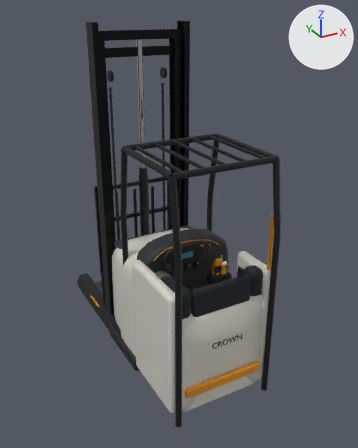
One commit to the glTF model public/models/crown_rr5725.glb: the scene before it, then after it.
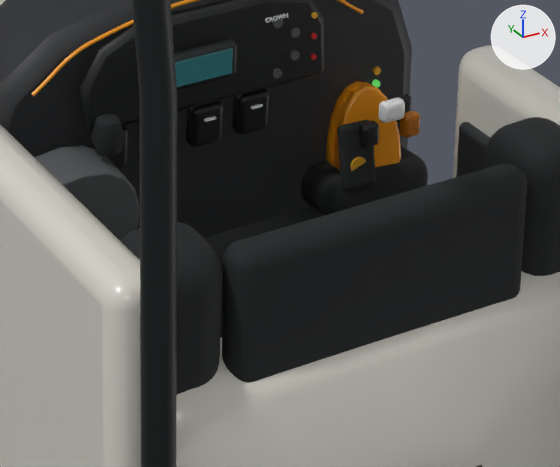
There are two pictures of each version: one whole from a camera (50 mm lens) standing at (-2.19, -4.14, 3.6) and looking at (0.17, 0.15, 1.45), one close up on the part from 41% to 72% of the width and 54% to 75% of the height. The lights are fixed; the arrows at upper right show +X, +Y and +Z. The last two pictures show the newer version. Where no turn or scale is listed for an object, it has been applied to the vertices. Vertices at exactly the same position are counted once.

In view in the first close-up: 'back_pad', 'back_pad_L', 'back_pad_R', 'btn_horn', 'cluster_bezel', 'console_body', 'cowl_rear', 'dash_switch_0', 'dash_switch_1', 'dash_switch_2', 'dash_switch_3', 'dash_switch_mark_2', 'dash_switch_mark_3', 'guard_post_-1_-1.001', 'mt_armrest', 'mt_grip', 'mt_grip_insert', 'mt_lift', 'mt_reach', 'mt_tilt', 'power_disconnect', 'steer_palm', 'tower_left', 'tower_right' and 13 more.
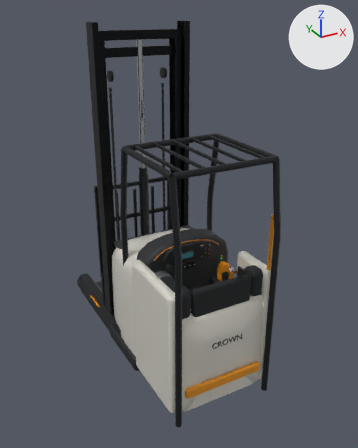
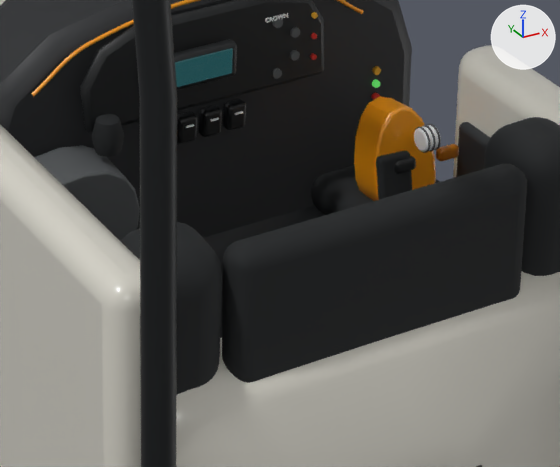
ob_rig_travelpivot is not drawn itself; it is the parent of ob_rig_liftpivot, ob_rig_reachpivot, ob_rig_tiltpivot.
ob_rig_liftpivot is not drawn itself; it is the parent of ob_mt_lift.

Location of each change, (x1, y1, x2, y2) in pixels of the close-ups (560 x 467 px; the box of a moved part takes in the faces that stretch with it):
'mt_grip', reshaped, moved: before (326, 81, 401, 170); after (354, 96, 436, 201)
'mt_armrest', reshaped, moved: before (301, 146, 428, 215); after (311, 165, 440, 215)
'mt_grip_insert', moved: before (337, 120, 376, 190); after (376, 151, 412, 199)
'dash_switch_3', moved: before (233, 88, 269, 135); after (223, 99, 246, 130)
'dash_switch_2', moved: before (186, 100, 223, 147); after (198, 105, 222, 137)
'mt_lift', reshaped, moved, turned: before (378, 97, 405, 123); after (414, 125, 441, 152)
'mt_reach', reshaped, moved (9% wider, 36% shorter): before (399, 111, 420, 138); after (436, 144, 459, 161)
'dash_switch_1', moved (mostly hidden before): before (139, 132, 140, 154); after (177, 112, 197, 144)
'dash_switch_0', moved (not visible afterwards): before (91, 125, 128, 168)
'power_disconnect', moved, turned (not visible afterwards): before (396, 94, 412, 136)
'btn_horn', moved (not visible afterwards): before (351, 157, 366, 171)
'mt_lift_ridge_0', added: after (415, 127, 430, 153)
'mt_lift_ridge_1', added: after (422, 125, 436, 151)
'mt_lift_ridge_2', added: after (428, 124, 441, 150)
'dash_switch_mark_3', moved: before (250, 104, 263, 109); after (235, 111, 243, 115)
'dash_switch_mark_2', moved: before (204, 116, 216, 122); after (210, 117, 219, 122)
'dash_switch_mark_1', moved (not visible before): after (186, 124, 194, 128)
part 5 of me_mt_tilt, moved or reshaped: before (359, 120, 379, 148); after (395, 156, 416, 174)

The change, as a list of edits to the scene's bpy script:
```text
Change me_mt_armrest:
    remove me_mt_armrest.from_pydata(...)  # 296 vertices, 588 faces; spans x -0.125..0.125, y -0.15..0.15, z -0.056..0.056
    add me_mt_armrest.from_pydata(...)  # 296 vertices, 588 faces; spans x -0.115..0.115, y -0.125..0.125, z -0.049..0.049
    me_mt_armrest part 1: 296 of 296 vertices moved; they spanned x -0.125..0.125, y -0.15..0.15, z -0.056..0.056 and now span x -0.115..0.115, y -0.125..0.125, z -0.049..0.049; mean shift (0.0, 0.0, 0.0)
Change me_mt_grip:
    remove me_mt_grip.from_pydata(...)  # 114 vertices, 224 faces; spans x -0.072..0.07, y -0.034..0.096, z -0.008..0.219
    add me_mt_grip.from_pydata(...)  # 114 vertices, 224 faces; spans x -0.079..0.064, y -0.117..0.018, z 0.008..0.235
    me_mt_grip part 2: the whole mesh is multiplied about its middle by the matrix ((1.0, 0.004, -0.001), (0.004, 1.056, -0.011), (-0.001, -0.011, 1.002)), then moved by (-0.006, -0.081, 0.016)
Change me_mt_lift:
    used by ob_mt_lift; parent = ob_rig_liftpivot; location = (0.0, 0.0, 0.0)
    remove me_mt_lift.from_pydata(...)  # 152 vertices, 300 faces; spans x -0.0275..0.0275, y -0.014..0.014, z -0.0225..0.0225
    add me_mt_lift.from_pydata(...)  # 192 vertices, 380 faces; spans x -0.024..0.024, y -0.024..0.024, z -0.0175..0.0175
    me_mt_lift part 3: 152 vertices removed from x -0.0275..0.0275, y -0.014..0.014, z -0.0225..0.0225; 192 vertices added at x -0.024..0.024, y -0.024..0.024, z -0.0175..0.0175
Change me_mt_reach:
    remove me_mt_reach.from_pydata(...)  # 152 vertices, 300 faces; spans x -0.02..0.02, y -0.013..0.013, z -0.025..0.025
    add me_mt_reach.from_pydata(...)  # 216 vertices, 428 faces; spans x -0.024..0.024, y -0.01..0.01, z -0.0135..0.0135
    me_mt_reach part 4: 152 vertices removed from x -0.02..0.02, y -0.013..0.013, z -0.025..0.025; 216 vertices added at x -0.024..0.024, y -0.01..0.01, z -0.0135..0.0135
Change me_mt_tilt:
    remove me_mt_tilt.from_pydata(...)  # 152 vertices, 300 faces; spans x -0.02..0.02, y -0.013..0.013, z -0.025..0.025
    add me_mt_tilt.from_pydata(...)  # 216 vertices, 428 faces; spans x -0.024..0.024, y -0.01..0.01, z -0.0135..0.0135
    me_mt_tilt part 5: 152 vertices removed from x -0.02..0.02, y -0.013..0.013, z -0.025..0.025; 216 vertices added at x -0.024..0.024, y -0.01..0.01, z -0.0135..0.0135
Change ob_dash_switch_0:
    ob_dash_switch_0.location: (-0.23, -0.372, 1.235) -> (-0.12, -0.377, 1.238)
Change ob_dash_switch_1:
    ob_dash_switch_1.location: (-0.125, -0.372, 1.235) -> (-0.065, -0.377, 1.238)
Change ob_dash_switch_mark_1:
    ob_dash_switch_mark_1.location: (-0.125, -0.394, 1.253) -> (-0.065, -0.394, 1.25)
Change ob_dash_switch_2:
    ob_dash_switch_2.location: (-0.02, -0.372, 1.235) -> (-0.01, -0.377, 1.238)
Change ob_dash_switch_mark_2:
    ob_dash_switch_mark_2.location: (-0.02, -0.394, 1.253) -> (-0.01, -0.394, 1.25)
Change ob_dash_switch_3:
    ob_dash_switch_3.location: (0.085, -0.372, 1.235) -> (0.045, -0.377, 1.238)
Change ob_dash_switch_mark_3:
    ob_dash_switch_mark_3.location: (0.085, -0.394, 1.253) -> (0.045, -0.394, 1.25)
Change ob_power_disconnect:
    ob_power_disconnect.parent: ob_rig_root -> ob_power_disconnect_base
    ob_power_disconnect.location: (0.455, -0.35, 1.12) -> (0.0, -0.014, 0.0)
    ob_power_disconnect.rotation_euler: (0.0, 0.0, 0.0) -> (1.571, 0.0, 0.0)  # degrees (0, 0, 0) -> degrees (90, 0, 0)
Change ob_rig_travelpivot:
    ob_rig_travelpivot.location: (0.34, -0.415, 1.02) -> (0.34, -0.465, 1.02)
Change ob_btn_horn:
    ob_btn_horn.location: (0.275, -0.47, 1.11) -> (0.275, -0.6, 1.11)
Change ob_mt_armrest:
    ob_mt_armrest.location: (0.34, -0.325, 1.015) -> (0.34, -0.48, 1.015)
Change ob_mt_grip:
    ob_mt_grip.location: (0.34, -0.415, 1.02) -> (0.34, -0.465, 1.02)
Change ob_mt_grip_insert:
    ob_mt_grip_insert.location: (0.28, -0.46, 1.125) -> (0.28, -0.597, 1.125)
Change ob_rig_liftpivot:
    ob_rig_liftpivot.location: (0.015, -0.052, 0.19) -> (0.012, -0.132, 0.19)
Change ob_mt_lift:
    ob_mt_lift.rotation_euler: (0.0, 0.0, 0.0) -> (0.0, 1.571, 0.0)  # degrees (0, 0, 0) -> degrees (0, 90, 0)
Change ob_mt_reach:
    ob_mt_reach.location: (0.402, -0.465, 1.165) -> (0.402, -0.597, 1.165)
Add ob_power_disconnect_base:
    ob_power_disconnect_base = bpy.data.objects.new('power_disconnect_base', me_power_disconnect_base)  # 192 vertices, 380 faces; spans x -0.024..0.024, y -0.024..0.024, z -0.006..0.006; in mat_warning_amber (orange #d9a126)
    ob_power_disconnect_base.parent = ob_rig_root
    ob_power_disconnect_base.location = (0.445, -0.38, 1.12)
    ob_power_disconnect_base.rotation_euler = (1.571, 0.0, 0.0)  # degrees (90, 0, 0)
Add ob_mt_lift_ridge_2:
    ob_mt_lift_ridge_2 = bpy.data.objects.new('mt_lift_ridge_2', me_mt_lift_ridge_2)  # 168 vertices, 332 faces; spans x -0.002..0.002, y -0.026..0.026, z -0.026..0.026; in mat_rr_control_gray (dark grey #55585a)
    ob_mt_lift_ridge_2.location = (0.364, -0.597, 1.21)
Add ob_mt_lift_ridge_1:
    ob_mt_lift_ridge_1 = bpy.data.objects.new('mt_lift_ridge_1', me_mt_lift_ridge_2.copy())
    ob_mt_lift_ridge_1.location = (0.352, -0.597, 1.21)
Add ob_mt_lift_ridge_0:
    ob_mt_lift_ridge_0 = bpy.data.objects.new('mt_lift_ridge_0', me_mt_lift_ridge_2.copy())
    ob_mt_lift_ridge_0.location = (0.34, -0.597, 1.21)
```
